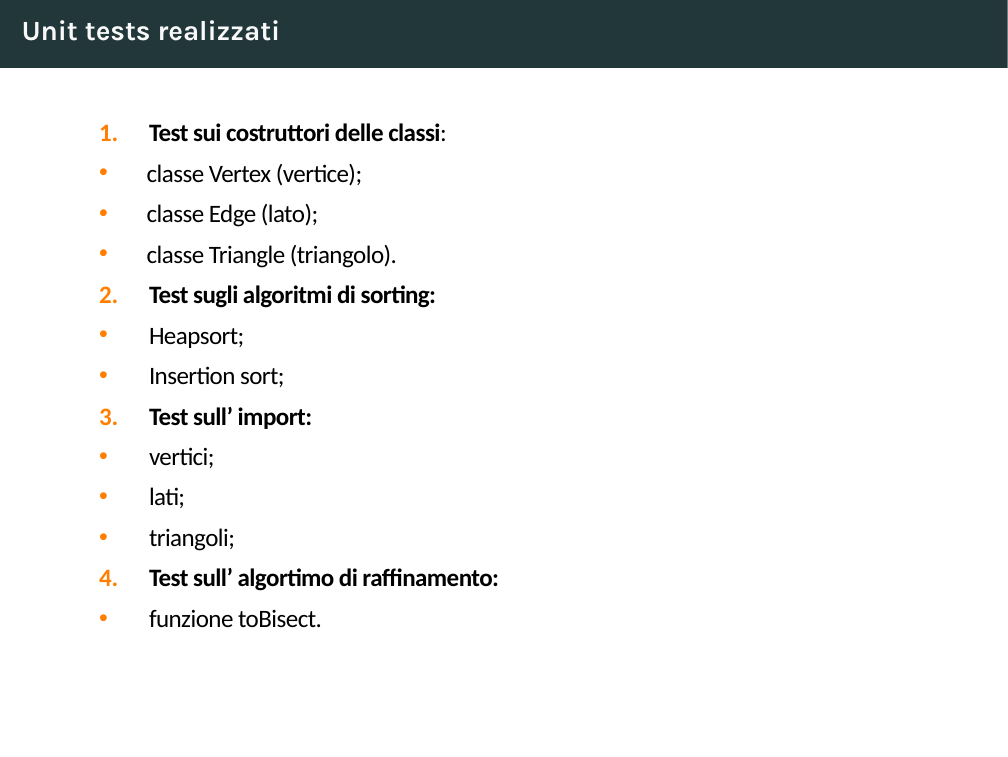
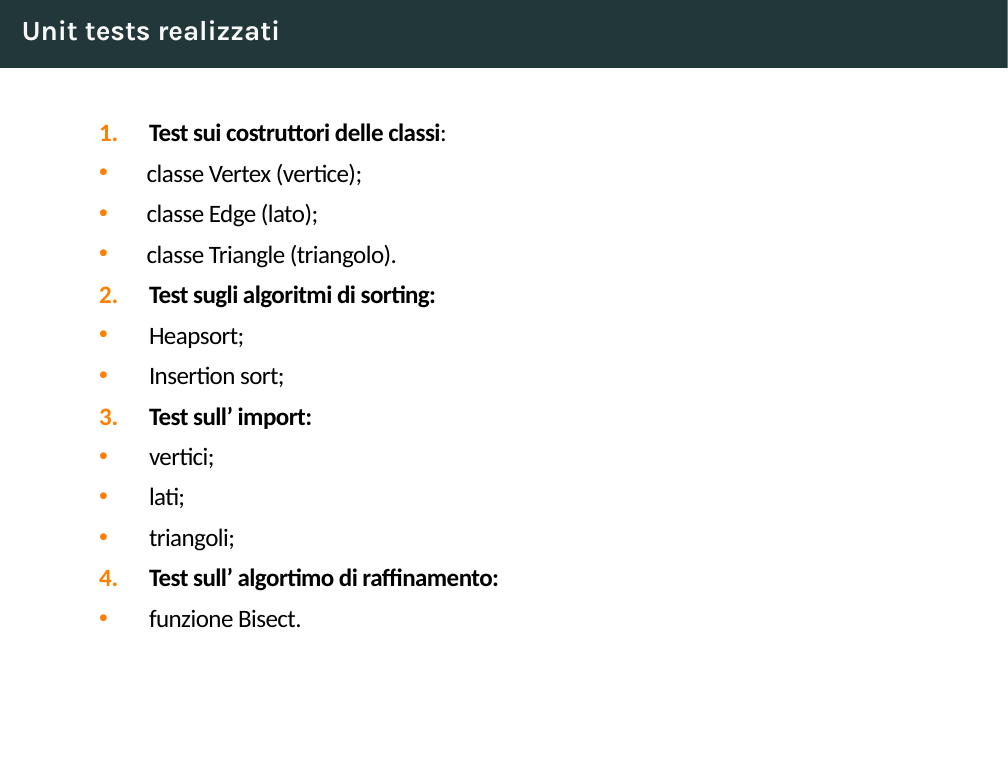
Before and after one commit to MatteoTonti/Progetto_PCS_2023, a slide deck: slide 22 of Presentazione progetto.pptx. Drawn at 1008x757 pixels with LibreOffice and Linux fonts; fonts in the diff are those of the drawing. Boxes give left, top, right and bottom in pixels: in the first picture for what was removed or moved away, otherwise in the second. Text is boxed around its words. In the diff, an @@ line names an element or a change of style, - is before the commit and + after.

Commit message:
modifica presentazione

```diff
--- a/Presentazione progetto.pptx
+++ b/Presentazione progetto.pptx
@@ text at (149,609,302,628): text changed @@
-• funzione toBisect.
+• funzione Bisect.
```
Also in this commit, not shown: 1 other file.
